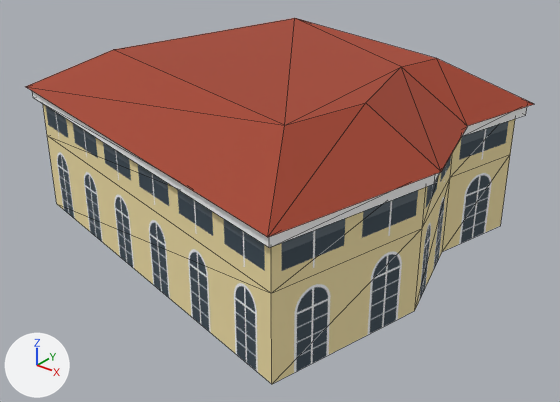
The glTF model game/models/hero/censo.glb as it was, and as the next commit left it.
Before and after are seen from a 50 mm lens placed at (20.8, -29.9, 19.8), pointed at (-2.3, -1.1, 1.9). The lights are fixed; the arrows at lower left show +X, +Y and +Z. The older version comes first. Mesh edges are drawn as thin lines. Objects named as collision shapes, trigger or cutter boxes, shadow casters or lower levels of detail are left out. Where no turn or scale is listed for an object, it has been applied to the vertices. Vertices at exactly the same position are counted once.

Names of what the first picture shows: 'censo_lod0'.
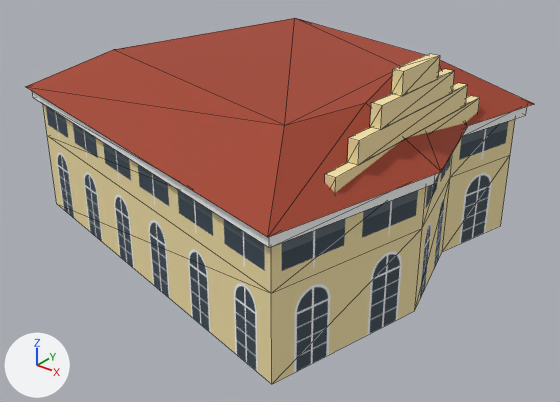
Where the newer file only moved an object's origin or applied its transform, the numbers keep the older frame.

Boxes [x1, y1, x2, y2] around the edits, measured in the pictures (560 x 402 px):
```json
{"part": 1, "of": "me_censo_lod0", "change": "added", "after": [325, 96, 480, 193]}
{"part": 2, "of": "me_censo_lod0", "change": "added", "after": [347, 83, 468, 165], "on screen": "beige"}
{"part": 3, "of": "me_censo_lod0", "change": "added", "after": [370, 69, 455, 130], "on screen": "beige"}
{"part": 4, "of": "me_censo_lod0", "change": "added", "after": [391, 54, 440, 96], "on screen": "beige"}
```

Scene script edits in JSON lines:
```json
{"block": "me_censo_lod0", "where": "# used by ob_censo_lod0; location = (-3.74, 0.02, 4.6)"}
{"op": "remove", "block": "me_censo_lod0", "code": "me_censo_lod0.from_pydata(...)  # 42 vertices, 56 faces; spans x -11.5..11.5, y -11.9..11.9, z -4.6..4.6"}
{"op": "add", "block": "me_censo_lod0", "code": "me_censo_lod0.from_pydata(...)  # 74 vertices, 104 faces; spans x -11.5..11.5, y -11.9..11.9, z -4.6..6.4"}
{"block": "me_censo_lod0", "change": "me_censo_lod0 part 1: a new loose piece, a box spanning x 9.25..9.75, y -8.15..3.85, z 2.4..3.4, in mat_lwall (beige #f4e2a8)"}
{"block": "me_censo_lod0", "change": "me_censo_lod0 part 2: a new loose piece, a box spanning x 9.25..9.75, y -6.65..2.35, z 3.4..4.4, in mat_lwall (beige #f4e2a8)"}
{"block": "me_censo_lod0", "change": "me_censo_lod0 part 3: a new loose piece, a box spanning x 9.25..9.75, y -5.15..0.85, z 4.4..5.4, in mat_lwall (beige #f4e2a8)"}
{"block": "me_censo_lod0", "change": "me_censo_lod0 part 4: a new loose piece, a box spanning x 9.25..9.75, y -3.65..-0.65, z 5.4..6.4, in mat_lwall (beige #f4e2a8)"}
{"op": "add", "block": "me_censo_lod0", "code": "me_censo_lod0.materials.append(mat_lwall)  # beige #f4e2a8"}
```
